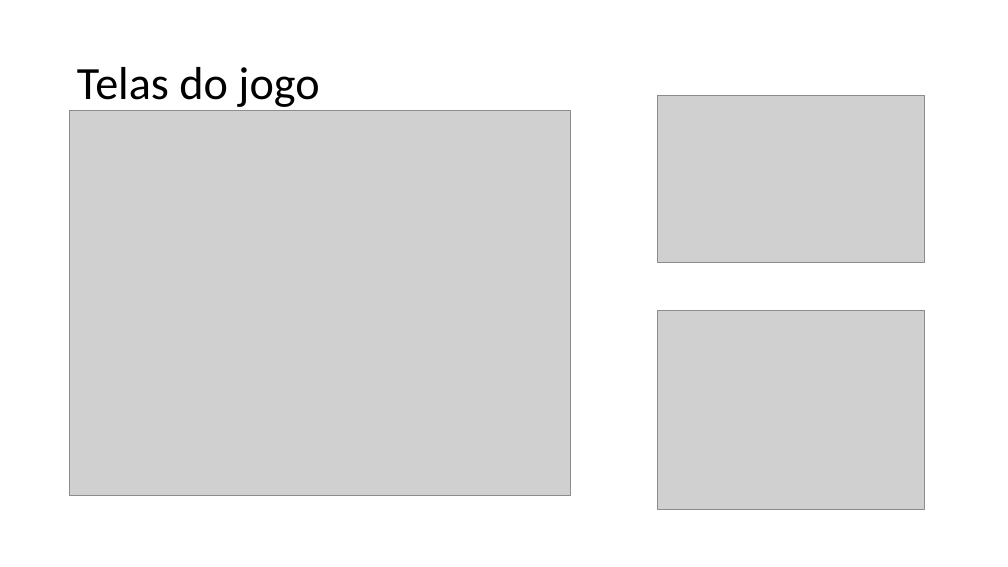
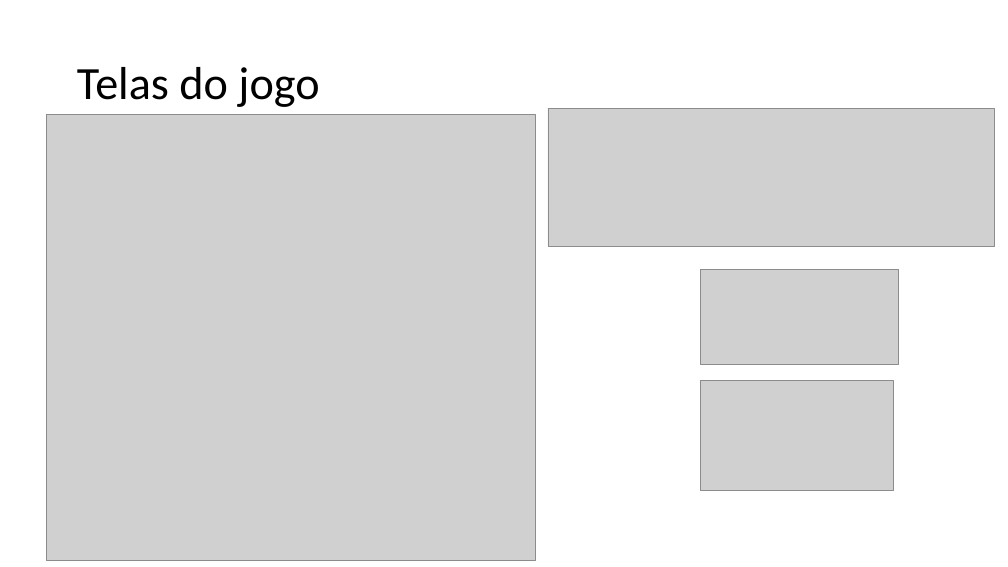
Before and after one commit to ropumar/INF1805, a slide deck: slide 3 of ProjetoFinal/invasores do espaco.pptx. Drawn at 1008x567 pixels with LibreOffice and Linux fonts; fonts in the diff are those of the drawing; grey boxes stand for pictures. Boxes give left, top, right and bottom in pixels: in the first picture for what was removed or moved away, otherwise in the second. Text is boxed around its words. In the diff, an @@ line names an element or a change of style, - is before the commit and + after.

```diff
--- a/ProjetoFinal/invasores do espaco.pptx
+++ b/ProjetoFinal/invasores do espaco.pptx
@@ picture resized from (x1=70, y1=110, x2=571, y2=495) to (x1=46, y1=115, x2=535, y2=561) @@
@@ picture resized from (x1=657, y1=95, x2=925, y2=262) to (x1=548, y1=108, x2=995, y2=247) @@
@@ picture added at (x1=701, y1=269, x2=898, y2=364) @@
@@ picture removed at (x1=657, y1=311, x2=925, y2=510) @@
@@ picture added at (x1=701, y1=381, x2=894, y2=491) @@
```
Also in this commit, not shown: 2 other slides changed, 5 slides added, 4 slides removed, 2 other files.
